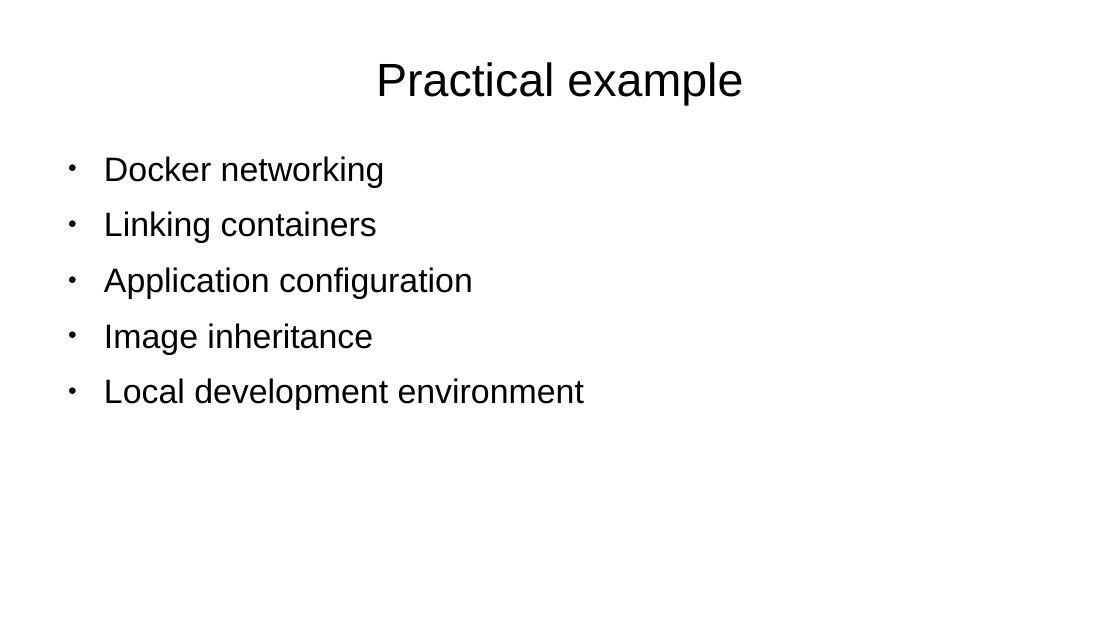
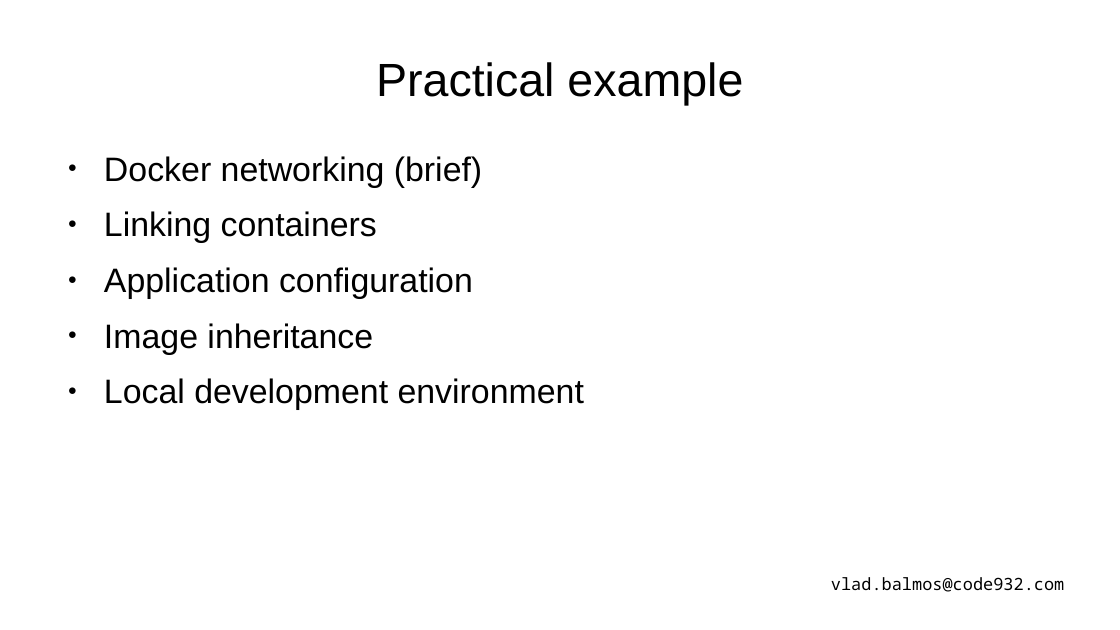
Before and after one commit to vladbalmos/docker-presentation, a slide deck: slide 30 of docker.odp. Drawn at 1120x630 pixels with LibreOffice and Linux fonts; fonts in the diff are those of the drawing. Boxes give left, top, right and bottom in pixels: in the first picture for what was removed or moved away, otherwise in the second. Text is boxed around its words. In the diff, an @@ line names an element or a change of style, - is before the commit and + after.

Commit message:
Update presentation

```diff
--- a/docker.odp
+++ b/docker.odp
@@ text at box(104, 156, 482, 188): text changed @@
-● Docker networking
+● Docker networking (brief)
@@ text added at box(831, 577, 1064, 592), 12 pt, text #000000 @@
+vlad.balmos@code932.com
```
Also in this commit, not shown: 27 other slides changed, 5 slides added, 2 slides removed.
